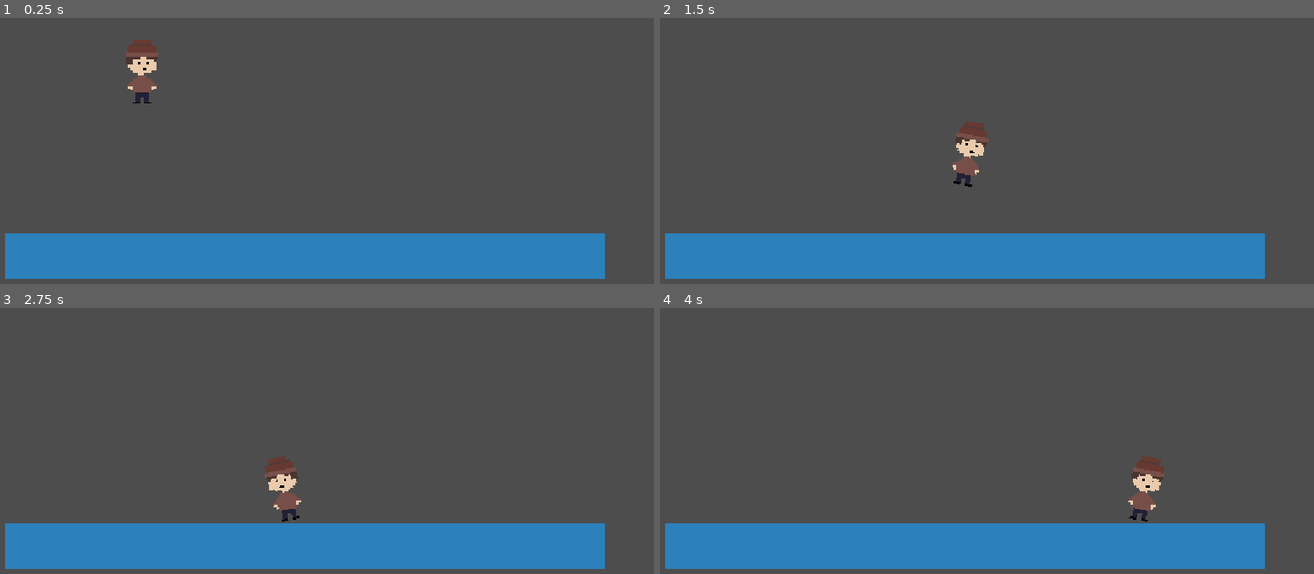
Above: before the commit, frames 1-4 (two rows, left to right).
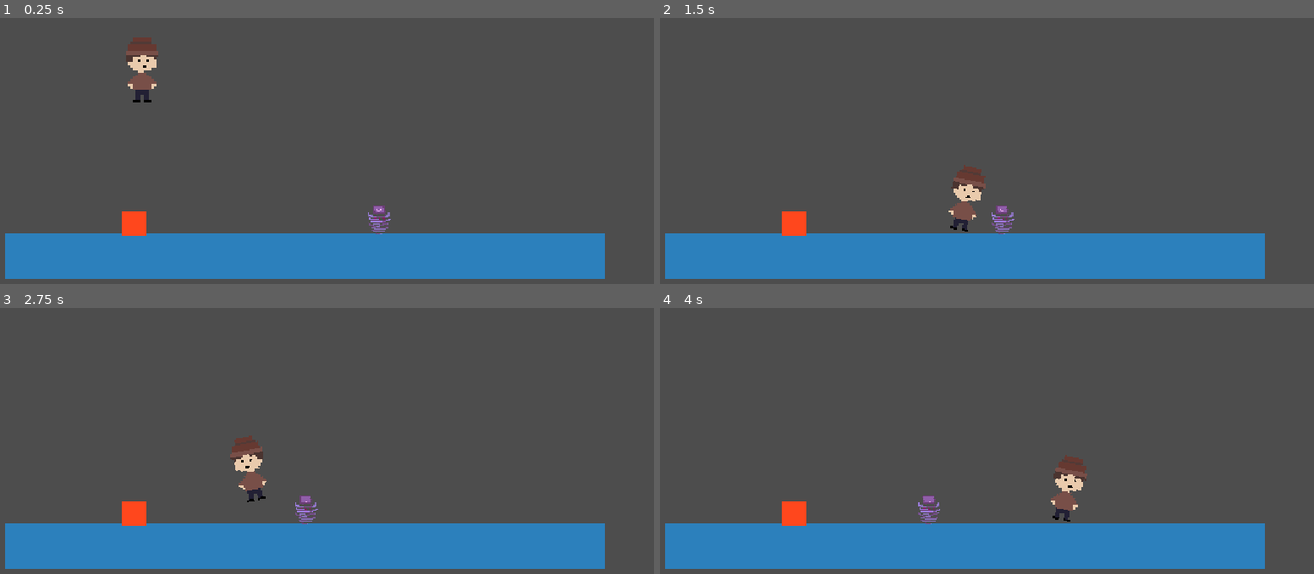
Above: after the commit, the same moments.

Repository: magmamammoth/gamejam1000
Game: Godot game, scene res://scenes/testlevel.tscn
The game is run twice, just before and just after one commit, with the same random seed, the same clock (stepped at 60 frames per second) and the same inputs. The project has no main scene, so this scene is started directly.
Inputs (mouse positions are in pixels of both pictures, inside the frame that each line leads up to):
- Up to frame 1 (0.25 s): no input
- Up to frame 2 (1.5 s): tap Enter (ui_accept) at 0.5 s; move the mouse to (1124, 158) at 0.52 s; hold D (move_right) from 0.53 s (still down); tap Alt at 0.6 s; click (1124, 158) at 0.67 s; tap Space (jump) at 0.77 s; move the mouse to (843, 196) at 1.27 s; tap Shift at 1.35 s
- Up to frame 3 (2.75 s): tap Space (jump) at 1.52 s; move the mouse to (385, 382) at 2.02 s; release D (move_right) at 2.03 s; hold A (move_left) from 2.03 s (still down); tap Alt at 2.1 s
- Up to frame 4 (4 s): move the mouse to (941, 542) at 2.77 s; release A (move_left) at 2.78 s; hold D (move_right) from 2.78 s (still down); tap Shift at 2.85 s; click (941, 542) at 2.92 s; tap Space (jump) at 3.02, 3.77 s; move the mouse to (1176, 523) at 3.52 s; tap Alt at 3.6 s

The runs differ from the first frame. In frame 1, 0.8% of the frame differs, in the area x 18-60%, y 7-82%; in frame 2, 1.9%; in frame 3, 2.1%; in frame 4, 2.1%, in the area x 18-78%, y 55-82%.

Commit message:
fixed collision after merge

Diff:
--- a/project.godot
+++ b/project.godot
@@ -45,6 +45,12 @@
 ]
 }
 
+[layer_names]
+
+2d_physics/layer_1="world"
+2d_physics/layer_2="player"
+2d_physics/layer_3="enemy"
+
 [physics]
 
 3d/physics_engine="Jolt Physics"
--- a/scenes/player.tscn
+++ b/scenes/player.tscn
@@ -7,6 +7,8 @@
 size = Vector2(20, 31.396227)
 
 [node name="CharacterBody2D" type="CharacterBody2D" unique_id=1047740258]
+collision_layer = 2
+collision_mask = 5
 script = ExtResource("1_g2els")
 
 [node name="Player_png" type="Sprite2D" parent="." unique_id=492658294]
--- a/scenes/testlevel.tscn
+++ b/scenes/testlevel.tscn
@@ -1,18 +1,19 @@
 [gd_scene format=3 uid="uid://b5vwqdud51eod"]
 
 [ext_resource type="PackedScene" uid="uid://dfh3bgnggb0ep" path="res://scenes/player.tscn" id="1_mfx43"]
+[ext_resource type="PackedScene" uid="uid://de0c85rcylfnt" path="res://scenes/windguy.tscn" id="2_6ewva"]
 
 [sub_resource type="RectangleShape2D" id="RectangleShape2D_sghoa"]
 size = Vector2(1017, 73)
 
+[sub_resource type="RectangleShape2D" id="RectangleShape2D_6ewva"]
+size = Vector2(39, 37.5)
+
 [node name="testlevel" type="Node2D" unique_id=1565227902]
-
-[node name="CharacterBody2D" parent="." unique_id=1047740258 instance=ExtResource("1_mfx43")]
-position = Vector2(-0.33, 0)
-scale = Vector2(0.76, 0.76)
 
 [node name="Ground" type="StaticBody2D" parent="." unique_id=613141874]
 position = Vector2(85, 404)
+collision_mask = 0
 
 [node name="groundvis" type="ColorRect" parent="Ground" unique_id=35720904]
 offset_left = -38.0
@@ -24,3 +25,23 @@
 [node name="CollisionShape2D" type="CollisionShape2D" parent="Ground" unique_id=562250876]
 position = Vector2(473.5, 53.5)
 shape = SubResource("RectangleShape2D_sghoa")
+
+[node name="windguy" parent="." unique_id=1629842383 instance=ExtResource("2_6ewva")]
+position = Vector2(696, 388)
+
+[node name="CharacterBody2D" parent="." unique_id=1047740258 instance=ExtResource("1_mfx43")]
+position = Vector2(-0.33, 0)
+scale = Vector2(0.76, 0.76)
+
+[node name="StaticBody2D3" type="StaticBody2D" parent="." unique_id=1673552462]
+position = Vector2(247, 384)
+collision_mask = 0
+
+[node name="CollisionShape2D" type="CollisionShape2D" parent="StaticBody2D3" unique_id=1013126357]
+position = Vector2(20.5, 21.25)
+shape = SubResource("RectangleShape2D_6ewva")
+
+[node name="ColorRect" type="ColorRect" parent="StaticBody2D3" unique_id=1924720650]
+offset_right = 40.0
+offset_bottom = 40.0
+color = Color(1, 0.2784314, 0.11372549, 1)
--- a/scenes/windguy.tscn
+++ b/scenes/windguy.tscn
@@ -25,6 +25,7 @@
 size = Vector2(52, 61)
 
 [node name="windguy" type="CharacterBody2D" unique_id=1629842383]
+collision_layer = 4
 script = ExtResource("1_e0rug")
 
 [node name="AnimatedSprite2D" type="AnimatedSprite2D" parent="." unique_id=183636253]
@@ -35,7 +36,7 @@
 shape = SubResource("RectangleShape2D_gcaox")
 
 [node name="Area2D" type="Area2D" parent="." unique_id=744084130]
-collision_mask = 2
+collision_mask = 4
 
 [node name="CollisionShape2D" type="CollisionShape2D" parent="Area2D" unique_id=2032140330]
 position = Vector2(-1, 4.5)
@@ -44,6 +45,5 @@
 [node name="RayCast2D" type="RayCast2D" parent="." unique_id=131062691]
 position = Vector2(18, 17)
 target_position = Vector2(0, 17)
-collision_mask = 3
 
 [connection signal="body_entered" from="Area2D" to="." method="_on_area_2d_body_entered"]
--- a/scripts/player.gd
+++ b/scripts/player.gd
@@ -16,6 +16,7 @@
 
 func _physics_process(delta: float) -> void:
 	# Add the gravity.
+	move_and_slide()
 	if not is_on_floor():
 		velocity += get_gravity() * delta
 
@@ -37,7 +38,6 @@
 		player.flip_h = false
 
 
-	move_and_slide()
 	lean_effect(delta)
 
 
--- a/scripts/windguy.gd
+++ b/scripts/windguy.gd
@@ -1,7 +1,7 @@
 extends CharacterBody2D
 
 const SPEED = 50.0
-
+var collision_player: bool = false
 var direction = 1
 
 func _physics_process(delta: float) -> void:
Not shown, added: assests/Tiles_pack/Tileset_1.png.import
Not shown, added: assests/Tiles_pack/Tileset_10.png.import
Not shown, added: assests/Tiles_pack/Tileset_11.png.import
Not shown, added: assests/Tiles_pack/Tileset_12.png.import
Not shown, added: assests/Tiles_pack/Tileset_13.png.import
Not shown, added: assests/Tiles_pack/Tileset_14.png.import
Not shown, added: assests/Tiles_pack/Tileset_2.png.import
Not shown, added: assests/Tiles_pack/Tileset_3.png.import
Not shown, added: assests/Tiles_pack/Tileset_4.png.import
Not shown, added: assests/Tiles_pack/Tileset_5.png.import
Not shown, added: assests/Tiles_pack/Tileset_6.png.import
Not shown, added: assests/Tiles_pack/Tileset_7.png.import
(and 3 more such lines)
